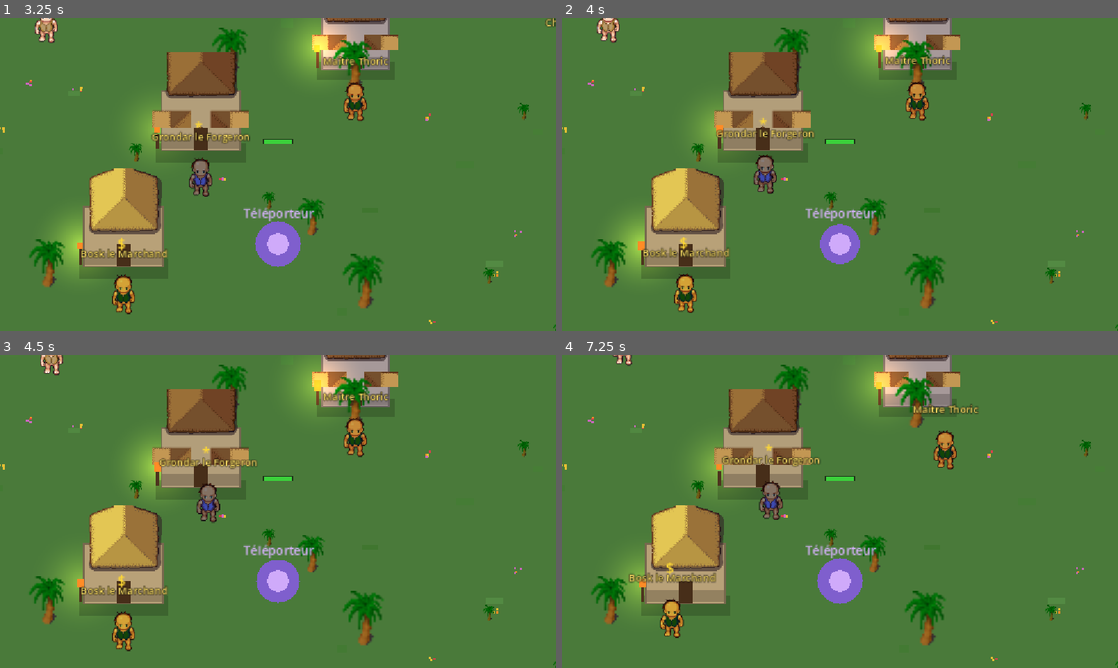
Above: before the commit, frames 1-4 (two rows, left to right).
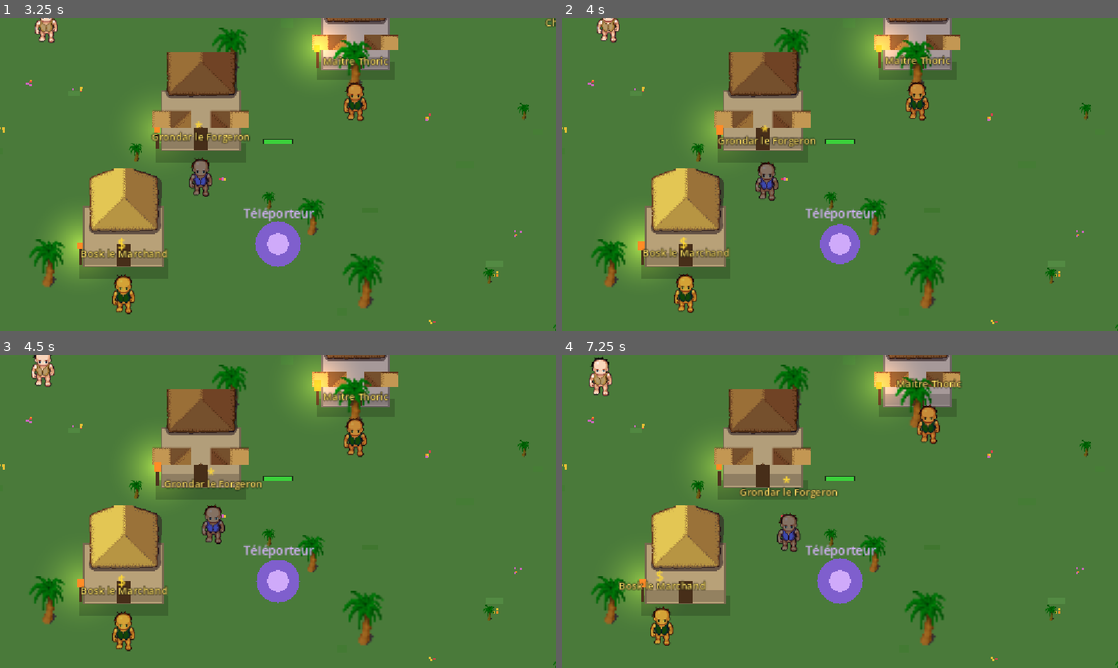
Above: after the commit, the same moments.

Repository: saintstrif13001/riendupout
Game: Godot game, scene res://scenes/World.tscn
Two runs of this game, one before a commit and one after it. Both use one fixed random seed, a clock stepped at 60 frames per second and the inputs below. This scene is started directly instead of the project's main scene.
Inputs (mouse positions are in pixels of both pictures, inside the frame that each line leads up to):
- Up to frame 1 (3.25 s): tap Enter at 0.5 s; move the mouse to (400, 158) at 0.52 s; hold D 0.53-1.25 s; tap F at 0.6 s; click (400, 158) at 0.67 s; tap Space at 0.77 s; drag from (166, 190) to (250, 237) at 1.27 s; move the mouse to (333, 105) at 2.02 s; hold D 2.03-2.75 s; tap E at 2.1 s; drag from (250, 237) to (111, 127) at 2.77 s
- Up to frame 2 (4 s): move the mouse to (1006, 221) at 3.52 s; hold A from 3.53 s (still down); tap T at 3.6 s; tap Space at 3.77 s
- Up to frame 3 (4.5 s): release A at 4.25 s; drag from (111, 464) to (194, 433) at 4.27 s
- Up to frame 4 (7.25 s): move the mouse to (867, 511) at 5.02 s; hold S 5.03-5.75 s; tap M at 5.1 s; click (867, 511) at 5.17 s; drag from (756, 433) to (728, 527) at 5.77 s; move the mouse to (962, 495) at 6.52 s; hold W from 6.53 s (still down); tap C at 6.6 s; tap Space at 6.77 s

Frame 1 is identical in both runs. In frame 2, 1.1% of the frame differs, in the area x 27-46%, y 32-59%; in frame 3, 1.7%; in frame 4, 4.3%, in the area x 4-75%, y 0-93%.
Error in both runs: Invalid access to property or key 'race' on a base object of type 'Dictionary'. (res://scripts/game_state.gd:180)

Commit message:
L'IA mangeait la moitie d'une frame : 8.3ms -> 1.3ms par tick
Le monde ayant ete agrandi 2.7x (27 -> 72 Mpx2) et le decor comme les
ennemis etant proportionnels a la SURFACE, la population a suivi : 426
monstres et 16 aventuriers. Mesure : les deux boucles d'IA coutaient
8.3ms par tick, sur les 16.6ms que dure une image a 60 im/s. Une carte
plus vaste qui rame aurait ete pire que la petite.

Deux causes, deux corrections :

- chaque aventurier balayait les 426 monstres a CHAQUE image pour choisir
  sa proie, soit ~6800 tests de distance par tick a eux seuls (6.4ms pour
  16 aventuriers, contre 2.0ms pour 426 monstres). Ils conservent
  desormais leur cible et ne rebalayent que toutes les 0.6s.
- monstres et aventuriers hors d'un rayon de 1700px autour d'un joueur ne
  decident plus rien : personne ne regarde. Ils existent toujours, ils
  dorment. Pour les monstres, la mise en veille est placee APRES la
  resolution d'un coup deja arme, sinon s'eloigner au mauvais moment
  figeait un ennemi avec une attaque en suspens.

Resultat : aventuriers 6359us -> 44us, total 8312us -> 1318us, soit 8%
d'une frame au lieu de 50%.

Test test_perf_budget (nouveau) : mesure le cout reel des deux boucles
sur le vrai chemin de jeu et echoue si l'IA depasse le quart d'une frame,
ou si le nombre de noeuds s'emballe.

Deux tests ont du etre corriges, tous deux pour de bonnes raisons :
- test_adventurers placait son aventurier au centre d'une zone, loin du
  joueur : il dort maintenant, et le test observait une immobilite
  parfaitement normale. Le joueur est amene a portee. Il fallait aussi
  vider le cache de cible entre les etapes, sinon l'aventurier visait
  encore la proie de l'etape precedente.
- test_hit_reaction : la collision repousse l'ennemi a ~36px du joueur,
  soit juste au-dela des 34px ou son archetype cesse d'avancer. Avec 5
  ticks il passait son temps a s'approcher sans jamais arriver a portee
  de frappe. Porte a 40 ticks.

Co-Authored-By: Claude Opus 5 <noreply@anthropic.com>

Diff:
--- a/scripts/tools/capture.gd
+++ b/scripts/tools/capture.gd
@@ -265,6 +265,8 @@
 			inst.player.stats.max_hp = 99999.0
 			inst.player.hp = 99999.0
 			inst.update_zone_lighting(_a.zone)
+		elif test_mode == "test_perf_budget":
+			_run_perf_budget_test()
 		elif test_mode == "test_name_labels":
 			_run_name_labels_test()
 		elif test_mode == "test_adventurers":
@@ -2497,6 +2499,40 @@
 	print("TEST_RESULT all_ok=%s short_alignment_ok=%s both_centered_on_target_x=%s short_center_x=%.1f long_center_x=%.1f target_x=%.1f"
 		% [all_ok, short_alignment_ok, both_centered_on_target_x, short_center_x, long_center_x, target.x])
 
+func _run_perf_budget_test() -> void:
+	print("TEST_START:perf_budget")
+	# Le monde a ete agrandi 2.7x (27 -> 72 Mpx2) et peuple d'aventuriers.
+	# Le decor et les ennemis etant proportionnels a la SURFACE, tout a grossi
+	# d'un coup. Une carte plus vaste qui rame serait pire que la petite.
+	var data = root.get_node("/root/Data")
+	var counts = {}
+	for group in ["Decor", "Enemies", "NPCs", "GatherNodes", "Zones"]:
+		counts[group] = inst.get_node(group).get_child_count() if inst.has_node(group) else 0
+	var total_nodes = inst.get_tree().get_node_count()
+	var enemies = inst.enemies.size()
+	var advs = inst.adventurers.size()
+
+	# Cout par tick des deux boucles d'IA, mesure sur le vrai chemin de jeu.
+	var t0 = Time.get_ticks_usec()
+	for i in range(30): inst.update_enemies(0.016)
+	var enemy_us = (Time.get_ticks_usec() - t0) / 30.0
+	t0 = Time.get_ticks_usec()
+	for i in range(30): inst.update_adventurers(0.016)
+	var adv_us = (Time.get_ticks_usec() - t0) / 30.0
+	var ai_us = enemy_us + adv_us
+	# 16.6ms = un tick a 60 images/s. L'IA seule ne doit pas en manger plus
+	# d'un quart, sinon il ne reste rien pour le rendu et le reste du jeu.
+	var ai_within_budget = ai_us < 4000.0
+
+	# Godot cale au-dela de quelques dizaines de milliers de noeuds ; on garde
+	# une marge nette pour le decor a venir.
+	var nodes_reasonable = total_nodes < 30000
+
+	var all_ok = ai_within_budget and nodes_reasonable
+	print("TEST_RESULT all_ok=%s monde=%.0fMpx2 noeuds(total=%d %s) population(ennemis=%d aventuriers=%d) ia_par_tick(ennemis=%.0fus aventuriers=%.0fus total=%.0fus budget_ok=%s) noeuds_ok=%s"
+		% [all_ok, data.WORLD_WIDTH * data.WORLD_HEIGHT / 1000000.0, total_nodes, str(counts),
+		   enemies, advs, enemy_us, adv_us, ai_us, ai_within_budget, nodes_reasonable])
+
 func _run_name_labels_test() -> void:
 	print("TEST_START:name_labels")
 	# BUG VU A L'ECRAN : les noms de PNJ n'imposaient aucune taille de police,
@@ -2591,6 +2627,10 @@
 	var spot = Vector2((z0.x0 + z0.x1) / 2.0, (z0.y0 + z0.y1) / 2.0) + Vector2(0, 240)
 	a0.node.position = spot
 	a0.home = spot
+	# L'IA se met en veille hors du rayon d'activite autour d'un joueur (voir
+	# world.AI_ACTIVE_RADIUS) : sans amener le joueur a portee, cet aventurier
+	# dort et le test observerait une immobilite parfaitement normale.
+	inst.player.global_position = spot + Vector2(0, 120)
 	var prey = inst.spawn_enemy({"x": spot.x + 300, "y": spot.y, "type_id": "slime_vert", "respawn_at": 0.0})
 	prey.hp = 99999.0
 	prey.max_hp = 99999.0
@@ -2608,6 +2648,12 @@
 	# 3) Arrive a portee, il frappe REELLEMENT : les PV du monstre baissent.
 	a0.node.position = prey.global_position - Vector2(40, 0)
 	a0.last_attack = -100.0
+	# L'aventurier CONSERVE sa cible entre deux balayages (voir
+	# ADV_RETARGET_INTERVAL) : sans vider ce cache il continuerait de viser la
+	# proie choisie a l'etape precedente au lieu de celle qu'on lui met sous le
+	# nez, et le test conclurait a tort qu'il ne frappe pas.
+	a0["target"] = null
+	a0["retarget_at"] = 0.0
 	var hp_before = prey.hp
 	inst.update_adventurers(0.016)
 	var deals_damage = prey.hp < hp_before
@@ -2616,6 +2662,8 @@
 	# nettoierait la zone tout seul, privant le joueur de ses proies.
 	var adv_hp_before = a0.hp
 	a0.last_attack = -100.0
+	a0["target"] = null
+	a0["retarget_at"] = 0.0
 	inst.update_adventurers(0.016)
 	var takes_damage = a0.hp < adv_hp_before
 
@@ -2623,6 +2671,8 @@
 	# definitivement du monde).
 	a0.hp = 0.5
 	a0.last_attack = -100.0
+	a0["target"] = null
+	a0["retarget_at"] = 0.0
 	inst.update_adventurers(0.016)
 	var goes_down = a0.down_until > 0.0
 	var stays_down = true
@@ -2671,6 +2721,8 @@
 	a0.hp = a0.max_hp
 	a0.down_until = 0.0
 	a0.last_attack = -100.0
+	a0["target"] = null
+	a0["retarget_at"] = 0.0
 	inst.update_adventurers(0.016)
 	var victim_died = victim.dead
 	var no_xp_leak = inst.char_data.xp == 0 and inst.char_data.level == 1
@@ -3288,7 +3340,11 @@
 	# resolution et croire que l'ennemi restait inerte.
 	var attack_before = e4.last_attack
 	e4.stagger_until = 0.0
-	for i in range(5):
+	# Assez de ticks pour qu'il COMBLE la distance avant de frapper : la
+	# collision le repousse a ~36px du joueur, soit juste au-dela des 34px ou
+	# l'archetype cesse d'avancer. Avec 5 ticks il passait son temps a
+	# s'approcher sans jamais arriver a portee.
+	for i in range(40):
 		inst.update_enemies(0.016)
 	var resumes_after_stagger = e4.last_attack > attack_before
 
--- a/scripts/world.gd
+++ b/scripts/world.gd
@@ -1552,6 +1552,16 @@
 const ADV_SPEED := 132.0
 const ADV_WANDER_RADIUS := 620.0
 const ADV_RESPAWN := 22.0
+## Rayon d'activite de l'IA. Le monde fait 72 Mpx2 et porte plus de 400
+## monstres : faire decider CHACUN a chaque image coutait la moitie du budget
+## d'une frame a 60 im/s. Au-dela de ce rayon autour d'un joueur, personne ne
+## voit la scene — l'IA est donc mise en veille (les creatures existent
+## toujours, elles ne decident simplement rien).
+const AI_ACTIVE_RADIUS := 1700.0
+## Un aventurier balayait les 400+ monstres a CHAQUE image pour choisir sa
+## proie, soit ~6800 tests de distance par tick a lui seul. Il garde sa cible
+## et ne rebalaye qu'a cet intervalle.
+const ADV_RETARGET_INTERVAL := 0.6
 
 func build_adventurers() -> void:
 	var body_tex = load("res://assets/sprites/player/body_walk.png")
@@ -1601,6 +1611,7 @@
 				"level": lvl, "max_hp": 70.0 + lvl * 12.0, "hp": 70.0 + lvl * 12.0,
 				"atk": 16.0 + lvl * 3.2, "home": pos, "dest": pos,
 				"last_attack": -100.0, "down_until": 0.0, "dir": "down",
+			"target": null, "retarget_at": 0.0,
 			})
 
 func update_adventurers(delta: float) -> void:
@@ -1617,7 +1628,15 @@
 			for k in a.parts.keys(): a.parts[k].modulate.a = 1.0
 			a.parts.hair.modulate = NPC_HAIR_COLORS[a.level % NPC_HAIR_COLORS.size()]
 			continue
-		var target = _adv_find_prey(a)
+		# Mise en veille hors de portee de tout joueur : personne ne regarde.
+		if not _near_any_player(a.node.position): continue
+		# Cible conservee entre deux balayages (voir ADV_RETARGET_INTERVAL).
+		var target: Enemy = a.get("target")
+		if target != null and (not is_instance_valid(target) or target.dead): target = null
+		if target == null or now >= a.get("retarget_at", 0.0):
+			target = _adv_find_prey(a)
+			a["target"] = target
+			a["retarget_at"] = now + ADV_RETARGET_INTERVAL
 		var moving = false
 		if target != null:
 			var to = target.global_position - a.node.position
@@ -1651,6 +1670,15 @@
 				a.dir = _dir_from_vec(mv)
 		_adv_animate(a, moving)
 		a.node.z_index = int(a.node.position.y / 4.0)
+
+## Un point est-il assez pres d'un joueur pour meriter une IA active ?
+func _near_any_player(p: Vector2) -> bool:
+	if player != null and is_instance_valid(player) and p.distance_to(player.global_position) <= AI_ACTIVE_RADIUS:
+		return true
+	for pid in remote_players.keys():
+		if not is_instance_valid(remote_players[pid]): continue
+		if p.distance_to(remote_players[pid].global_position) <= AI_ACTIVE_RADIUS: return true
+	return false
 
 func _adv_find_prey(a: Dictionary) -> Enemy:
 	var best: Enemy = null
@@ -2779,6 +2807,10 @@
 			e.windup_until = 0.0
 			_resolve_enemy_strike(e, target)
 		var winding_up = e.windup_until > 0.0
+		# Mise en veille hors de portee de tout joueur. Place APRES la resolution
+		# d'un coup deja arme ci-dessus : un ennemi ne doit pas rester fige avec
+		# une attaque en suspens parce qu'on s'est eloigne au mauvais moment.
+		if not _near_any_player(e.global_position): continue
 		# Sonne ou repousse : l'ennemi subit son recul et ne decide rien ce
 		# tick. Place APRES la resolution d'armement ci-dessus pour qu'un coup
 		# deja parti aboutisse normalement — seule une interruption l'annule.
Binary file added: shots/show_inventory_full.png
Binary file added: shots/show_quest_dialogue.png
Binary file added: shots/show_stats.png
Binary file added: shots/show_travel_ui.png
